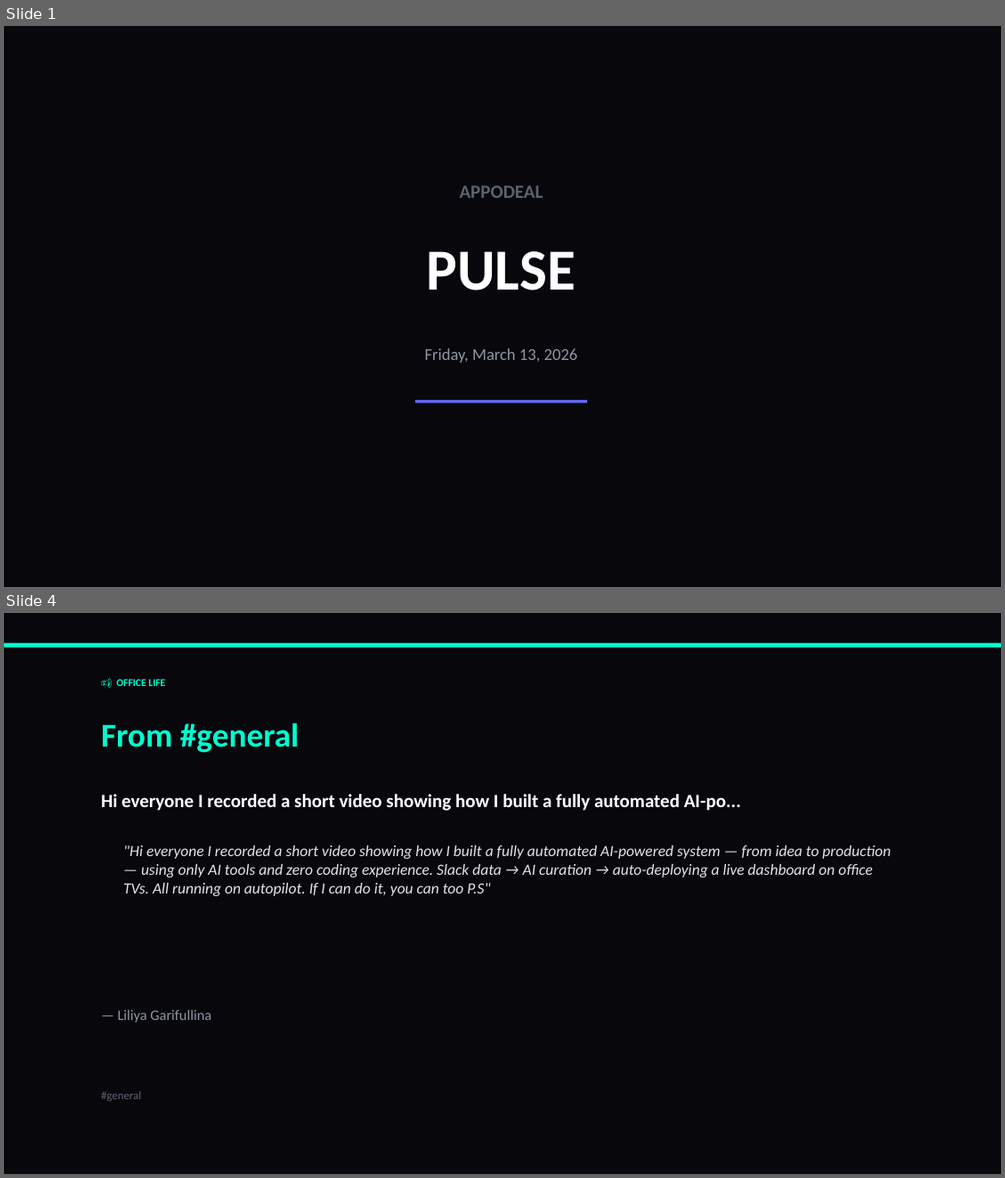
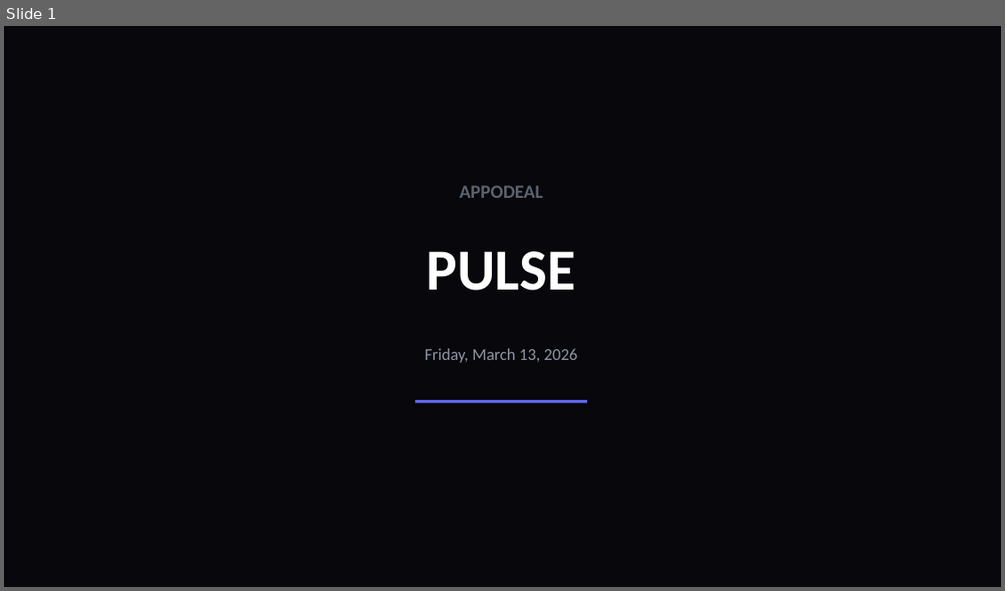
Before and after one commit to liliyagarifullina-maker/appodeal-pulse, a slide deck: data/archive/pulse_2026-03-13.pptx. Shown one above the other, each under a label of ours: slides 1 and 4 before the commit, slide 1 after it; the slides between them are not shown. The pictures are 1005x1178 and 1005x591 pixels, drawn with LibreOffice and Linux fonts; fonts in the diff are those of the drawing. Boxes give left, top, right and bottom in pixels: in the first picture for what was removed or moved away, otherwise in the second. Text is boxed around its words. In the diff, an @@ line names an element or a change of style, - is before the commit and + after.

```diff
--- a/data/archive/pulse_2026-03-13.pptx
+++ b/data/archive/pulse_2026-03-13.pptx
@@ slide 4 removed at <box>4,613,1001,1174</box>, background #08080C @@
@@ rectangle removed at <box>4,643,1001,648</box> @@
@@ text removed at <box>116,679,165,686</box> @@
-📢 OFFICE LIFE
@@ text removed at <box>101,722,299,753</box> @@
-From #general
@@ text removed at <box>101,794,741,811</box> @@
-Hi everyone I recorded a short video showing how I built a fully automated AI-po...
@@ text removed at <box>123,845,890,896</box> @@
-"Hi everyone I recorded a short video showing how I built a fully automated AI-powered system — from idea to production — using only AI tools and zero coding experience. Slack data → AI curation → auto-deploying a live dashboard on office TVs. All running on autopilot. If I can do it, you can too P.S"
@@ text removed at <box>118,1009,211,1022</box> @@
-— Liliya Garifullina
@@ text removed at <box>101,1091,141,1101</box> @@
-#general
```
Also in this commit, not shown: 2 slides changed, 21 slides added, 3 other slides removed, 2 other files.
